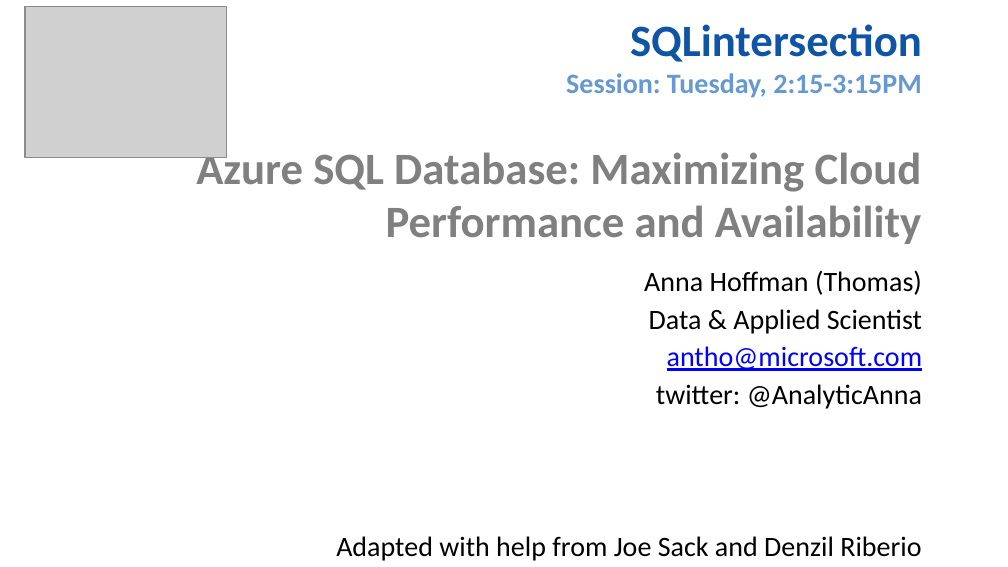
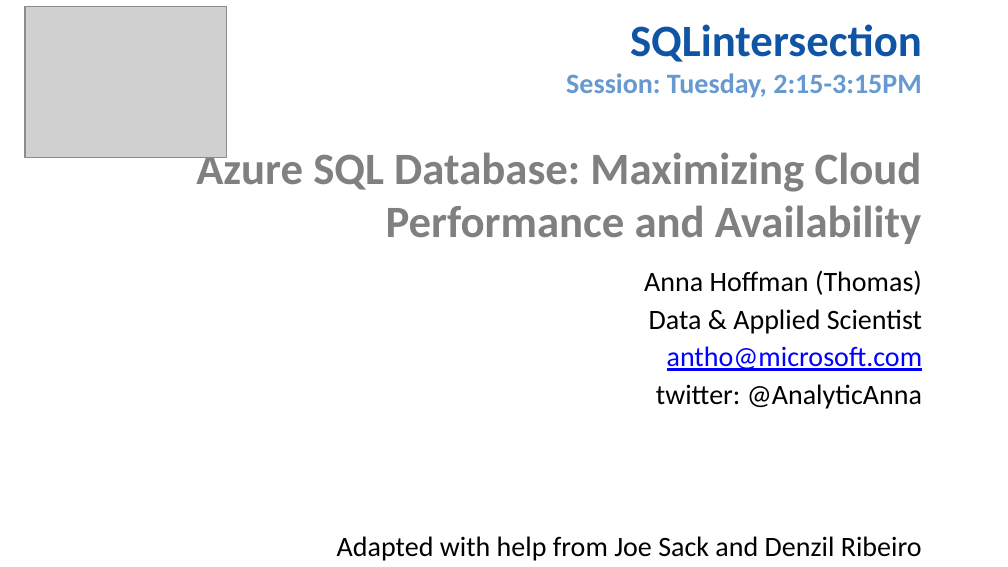
Before and after one commit to amthomas46/SQL, a slide deck: slide 2 of sql-intersections/slides/Azure SQL Database-Maximizing Cloud Performance and Availability.pptx. Drawn at 1008x567 pixels with LibreOffice and Linux fonts; fonts in the diff are those of the drawing; grey boxes stand for pictures; background and template pictures are left out. Boxes give left, top, right and bottom in pixels: in the first picture for what was removed or moved away, otherwise in the second. Text is boxed around its words. In the diff, an @@ line names an element or a change of style, - is before the commit and + after.

```diff
--- a/sql-intersections/slides/Azure SQL Database-Maximizing Cloud Performance and Availability.pptx
+++ b/sql-intersections/slides/Azure SQL Database-Maximizing Cloud Performance and Availability.pptx
@@ subtitle at (x1=337, y1=536, x2=922, y2=561): text changed @@
-Adapted with help from Joe Sack and Denzil Riberio
+Adapted with help from Joe Sack and Denzil Ribeiro
```
Also in this commit, not shown: 1 other file.
